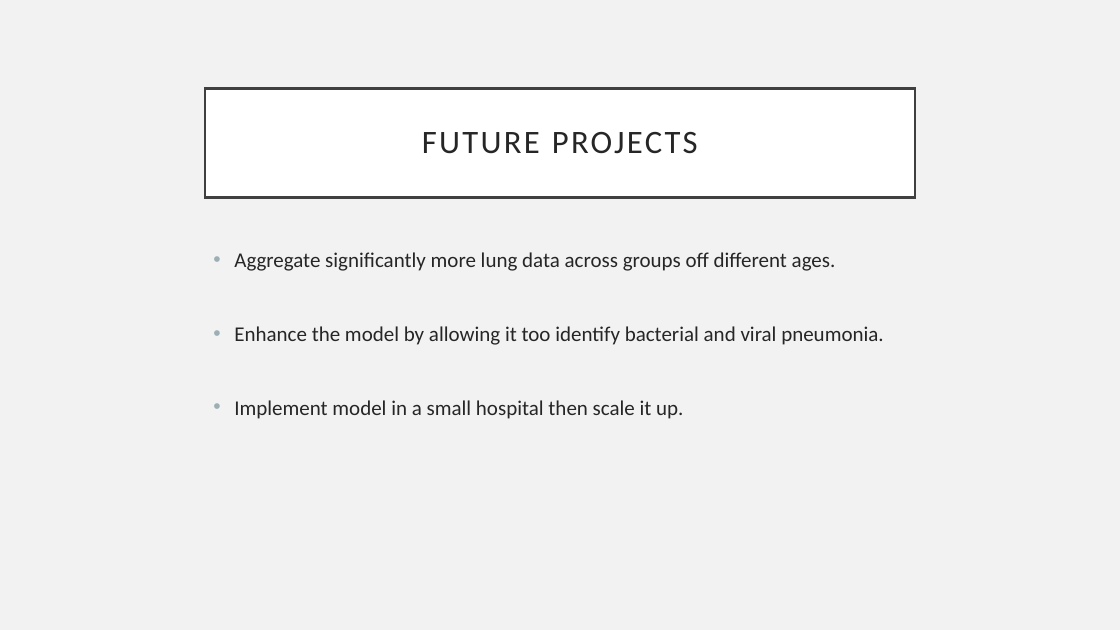
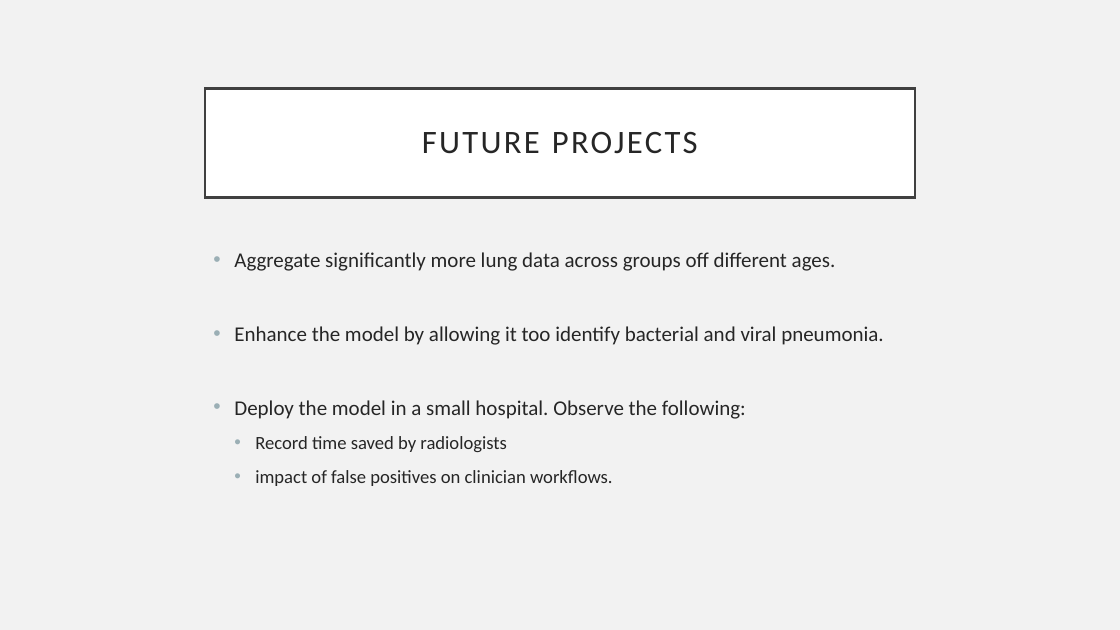
Before and after one commit to dragunat2016/Pneumonia_Image_Detection, a slide deck: slide 8 of Presentation/Presentation.pptx (slide 6 before the commit). Drawn at 1120x630 pixels with LibreOffice and Linux fonts; fonts in the diff are those of the drawing. Boxes give left, top, right and bottom in pixels: in the first picture for what was removed or moved away, otherwise in the second. Text is boxed around its words. In the diff, an @@ line names an element or a change of style, - is before the commit and + after.

Commit message:
First round project corrections

```diff
--- a/Presentation/Presentation.pptx
+++ b/Presentation/Presentation.pptx
@@ text at [234, 400, 746, 486]: text changed; size 18 to 16 pt @@
-• Implement model in a small hospital then scale it up.
+• Deploy the model in a small hospital. Observe the following:
+  • Record time saved by radiologists
+  • impact of false positives on clinician workflows.
```
Also in this commit, not shown: 3 other slides changed, 4 slides added, 2 slides removed, 5 other files.
